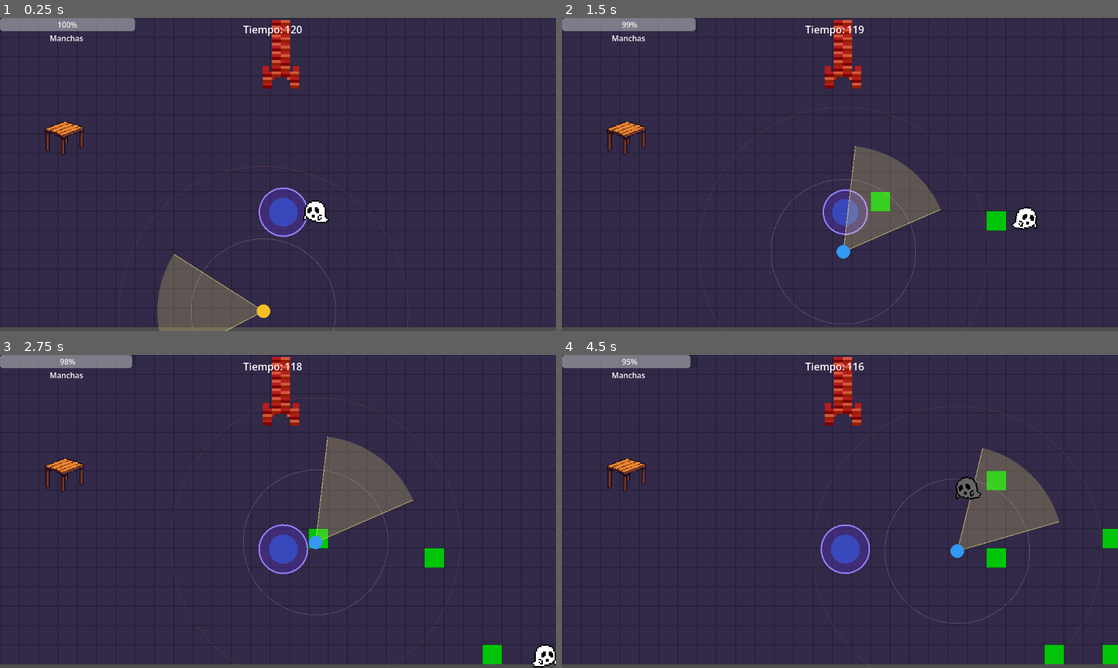
Above: before the commit, frames 1-4 (two rows, left to right).
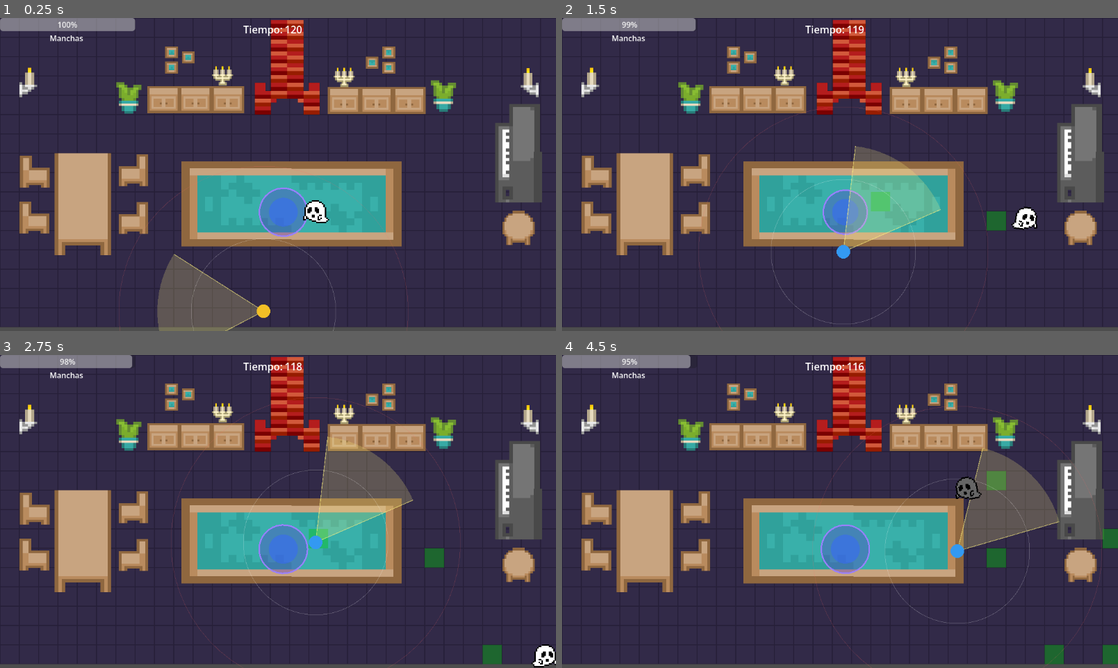
Above: after the commit, the same moments.

Repository: UNKMage/Sloppy-Spectre
Game: Godot game, scene res://nivel_1.tscn
Same seed, same stepped clock (60 frames per second), same inputs: the game is played once before the commit and once after it. This scene is started directly instead of the project's main scene.
Inputs:
- Up to frame 1 (0.25 s): no input
- Up to frame 2 (1.5 s): hold D (right) 0.53-1.28 s; hold Space (ensuciar) 0.53-1.28 s; hold S (down) from 1.28 s (still down); tap Space (ensuciar) at 1.35 s
- Up to frame 3 (2.75 s): release S (down) at 2.03 s; hold D (right) from 2.03 s (still down); hold Space (ensuciar) from 2.03 s (still down)
- Up to frame 4 (4.5 s): release D (right) at 2.78 s; release Space (ensuciar) at 2.78 s; hold W (up) 2.78-3.53 s; tap Space (ensuciar) at 2.85, 4.35 s; hold Space (ensuciar) 3.53-4.28 s; hold A (left) from 3.53 s (still down)

The runs differ from the first frame. In frame 1, 25% of the frame differs, in the area x 3-98%, y 0-76%; in frame 2, 26%; in frame 3, 26%; in frame 4, 26%, in the area x 3-100%, y 0-99%.

Commit message:
feat: integracion de nivel 1 con sala completa, navegacion y decoraciones

Diff:
--- a/nivel_1.tscn
+++ b/nivel_1.tscn
@@ -2,8 +2,8 @@
 
 [ext_resource type="PackedScene" path="res://suelo.tscn" id="1_2lask"]
 [ext_resource type="PackedScene" uid="uid://cvfwxh4d3oy7h" path="res://portal.tscn" id="2_m2gv8"]
-[ext_resource type="Texture2D" uid="uid://kgjj1pyaj8j5" path="res://mesa.png" id="3_6epq6"]
 [ext_resource type="PackedScene" uid="uid://ck0uog3mxeca3" path="res://area_2d.tscn" id="3_320mp"]
+[ext_resource type="Texture2D" uid="uid://bxfgggyysmxw2" path="res://roguelikeIndoor_transparent.png" id="4_6epq6"]
 [ext_resource type="PackedScene" uid="uid://xl7r0nt3sod1" path="res://hud.tscn" id="4_320mp"]
 [ext_resource type="Texture2D" uid="uid://5qd66ju2o046" path="res://chimenea.png" id="4_vfns5"]
 [ext_resource type="PackedScene" uid="uid://d12ch4vr7k737" path="res://limpiador.tscn" id="5_kd3qp"]
@@ -24,25 +24,205 @@
 [node name="CapaSuelo" parent="Suelo" index="0"]
 tile_map_data = PackedByteArray("AAABAAgAAAAAAAAAAAACAAgAAAAAAAAAAAADAAgAAAAAAAAAAAAEAAgAAAAAAAAAAAAFAAgAAAAAAAAAAAAGAA …(7344 unchanged characters)…
 
+[node name="CapaEctoplasma" parent="Suelo" index="1"]
+modulate = Color(1, 1, 1, 0.39215687)
+z_index = 2
+
 [node name="Portal" parent="." unique_id=1254418760 instance=ExtResource("2_m2gv8")]
+z_index = 3
 position = Vector2(587, 402)
 
 [node name="Muebles" type="Node2D" parent="." unique_id=306257700]
-
-[node name="Mesa" type="Sprite2D" parent="Muebles" unique_id=1547623862]
-position = Vector2(133, 248.00003)
-scale = Vector2(0.122959144, 0.14081632)
-texture = ExtResource("3_6epq6")
+z_index = 1
 
 [node name="Chimenea" type="Sprite2D" parent="Muebles" unique_id=1636229415]
-position = Vector2(582, 78.00001)
-scale = Vector2(0.31428573, 0.296)
+position = Vector2(595, 106.25001)
+scale = Vector2(0.56071424, 0.40699995)
 texture = ExtResource("4_vfns5")
 
+[node name="Mesa" type="Sprite2D" parent="Muebles" unique_id=1737870833]
+position = Vector2(175.00002, 440)
+scale = Vector2(7.312607, 6.6192856)
+texture = ExtResource("4_6epq6")
+region_enabled = true
+region_rect = Rect2(84.43422, 33.34381, 17.172554, 17.241905)
+
+[node name="Silla" type="Sprite2D" parent="Muebles" unique_id=1882362810]
+position = Vector2(74.00003, 318)
+scale = Vector2(6.1666665, 5.0625)
+texture = ExtResource("4_6epq6")
+region_enabled = true
+region_rect = Rect2(36.28257, 69.527824, 12.325272, 16.770454)
+
+[node name="Silla2" type="Sprite2D" parent="Muebles" unique_id=1248534652]
+position = Vector2(275, 315.00003)
+scale = Vector2(6.1666665, 5.0625)
+texture = ExtResource("4_6epq6")
+region_enabled = true
+region_rect = Rect2(52.74829, 69.527824, 12.325272, 16.770454)
+
+[node name="Cuadros" type="Sprite2D" parent="Muebles" unique_id=713197389]
+position = Vector2(373.85248, 86.21321)
+scale = Vector2(3.794169, 3.5318651)
+texture = ExtResource("4_6epq6")
+region_enabled = true
+region_rect = Rect2(305.30237, 219.74666, 17.333588, 18.571686)
+
+[node name="Velas" type="Sprite2D" parent="Muebles" unique_id=72328658]
+position = Vector2(460, 118.000015)
+scale = Vector2(3.4063025, 3.2914283)
+texture = ExtResource("4_6epq6")
+region_enabled = true
+region_rect = Rect2(288.1844, 117.43032, 16.978668, 17.22834)
+
+[node name="Alfombra" type="Sprite2D" parent="Muebles" unique_id=870369242]
+position = Vector2(487.20297, 388.00003)
+scale = Vector2(16.256721, 14.722955)
+texture = ExtResource("4_6epq6")
+region_enabled = true
+region_rect = Rect2(273.80585, 238.21284, 14.923523, 15.334274)
+
+[node name="Cajon" type="Sprite2D" parent="Muebles" unique_id=581912867]
+position = Vector2(714.2352, 170.21875)
+scale = Vector2(4.196078, 4.3169656)
+texture = ExtResource("4_6epq6")
+region_enabled = true
+region_rect = Rect2(33.226547, 254.34666, 17.478027, 14.232101)
+
+[node name="Cajon2" type="Sprite2D" parent="Muebles" unique_id=2112821127]
+position = Vector2(781, 170)
+scale = Vector2(4.196078, 4.3169656)
+texture = ExtResource("4_6epq6")
+region_enabled = true
+region_rect = Rect2(33.226547, 254.34666, 17.478027, 14.232101)
+
+[node name="Cajon3" type="Sprite2D" parent="Muebles" unique_id=1240545612]
+position = Vector2(849, 170)
+scale = Vector2(4.196078, 4.3169656)
+texture = ExtResource("4_6epq6")
+region_enabled = true
+region_rect = Rect2(33.226547, 254.34666, 17.478027, 14.232101)
+
+[node name="Cajon4" type="Sprite2D" parent="Muebles" unique_id=635234899]
+position = Vector2(339.56863, 168.4375)
+scale = Vector2(4.196078, 4.3169656)
+texture = ExtResource("4_6epq6")
+region_enabled = true
+region_rect = Rect2(33.226547, 254.34666, 17.478027, 14.232101)
+
+[node name="Cajon5" type="Sprite2D" parent="Muebles" unique_id=2005365123]
+position = Vector2(406.3334, 168.21875)
+scale = Vector2(4.196078, 4.3169656)
+texture = ExtResource("4_6epq6")
+region_enabled = true
+region_rect = Rect2(33.226547, 254.34666, 17.478027, 14.232101)
+
+[node name="Cajon6" type="Sprite2D" parent="Muebles" unique_id=1770006976]
+position = Vector2(473.3334, 168.21875)
+scale = Vector2(4.196078, 4.3169656)
+texture = ExtResource("4_6epq6")
+region_enabled = true
+region_rect = Rect2(33.226547, 254.34666, 17.478027, 14.232101)
+
+[node name="Planta" type="Sprite2D" parent="Muebles" unique_id=1651278730]
+position = Vector2(917, 166)
+scale = Vector2(5.8693657, 5.4889994)
+texture = ExtResource("4_6epq6")
+region_enabled = true
+region_rect = Rect2(290.17307, 1.8134422, 11.73526, 15.480541)
+
+[node name="Planta2" type="Sprite2D" parent="Muebles" unique_id=1166257855]
+position = Vector2(265, 170)
+scale = Vector2(5.8693657, 5.4889994)
+texture = ExtResource("4_6epq6")
+region_enabled = true
+region_rect = Rect2(290.17307, 1.8134422, 11.73526, 15.480541)
+
+[node name="Cuadros2" type="Sprite2D" parent="Muebles" unique_id=65311431]
+position = Vector2(787, 88)
+rotation = -3.1415927
+scale = Vector2(3.794169, 3.5318651)
+texture = ExtResource("4_6epq6")
+region_enabled = true
+region_rect = Rect2(305.30237, 219.74666, 17.333588, 18.571686)
+
+[node name="Piano" type="Sprite2D" parent="Muebles" unique_id=1822359013]
+position = Vector2(1066, 229)
+scale = Vector2(7.312607, 6.6192856)
+texture = ExtResource("4_6epq6")
+region_enabled = true
+region_rect = Rect2(444.45386, 136.77069, 14.250977, 15.868942)
+
+[node name="Piano2" type="Sprite2D" parent="Muebles" unique_id=104023662]
+position = Vector2(1070.0001, 333)
+scale = Vector2(7.312607, 6.6192856)
+texture = ExtResource("4_6epq6")
+region_enabled = true
+region_rect = Rect2(445.00873, 152.52866, 14.250977, 17.227509)
+
+[node name="MesaRedonda" type="Sprite2D" parent="Muebles" unique_id=1176253817]
+position = Vector2(1073, 438)
+scale = Vector2(4.196078, 4.3169656)
+texture = ExtResource("4_6epq6")
+region_enabled = true
+region_rect = Rect2(118.691185, -0.29701042, 16.73478, 17.222197)
+
+[node name="Mesa2" type="Sprite2D" parent="Muebles" unique_id=1642538787]
+position = Vector2(175.00003, 334.00003)
+scale = Vector2(7.312607, 6.6192856)
+texture = ExtResource("4_6epq6")
+region_enabled = true
+region_rect = Rect2(84.43422, 16.121613, 17.172554, 17.241905)
+
+[node name="Velas2" type="Sprite2D" parent="Muebles" unique_id=906701994]
+position = Vector2(712, 121)
+scale = Vector2(3.4063025, 3.2914283)
+texture = ExtResource("4_6epq6")
+region_enabled = true
+region_rect = Rect2(288.1844, 117.43032, 16.978668, 17.22834)
+
+[node name="Silla3" type="Sprite2D" parent="Muebles" unique_id=348858481]
+position = Vector2(73.00001, 413)
+scale = Vector2(6.1666665, 5.0625)
+texture = ExtResource("4_6epq6")
+region_enabled = true
+region_rect = Rect2(36.28257, 69.527824, 12.325272, 16.770454)
+
+[node name="Silla4" type="Sprite2D" parent="Muebles" unique_id=1687290488]
+position = Vector2(275, 414)
+scale = Vector2(6.1666665, 5.0625)
+texture = ExtResource("4_6epq6")
+region_enabled = true
+region_rect = Rect2(52.74829, 69.527824, 12.325272, 16.770454)
+
+[node name="Vela" type="Sprite2D" parent="Muebles" unique_id=1297736364]
+position = Vector2(1098, 134.00002)
+scale = Vector2(6.1666665, 5.0625)
+texture = ExtResource("4_6epq6")
+region_enabled = true
+region_rect = Rect2(383.13016, 18.009264, 7.388916, 14.01013)
+
+[node name="Vela2" type="Sprite2D" parent="Muebles" unique_id=1832641419]
+position = Vector2(60.000122, 134)
+scale = Vector2(6.1666665, 5.0625)
+texture = ExtResource("4_6epq6")
+region_enabled = true
+region_rect = Rect2(356.245, 18.171223, 7.388916, 14.01013)
+
+[node name="Alfombra2" type="Sprite2D" parent="Muebles" unique_id=464126223]
+position = Vector2(721, 382)
+rotation = -3.1415927
+scale = Vector2(16.256721, 14.722955)
+texture = ExtResource("4_6epq6")
+region_enabled = true
+region_rect = Rect2(273.80585, 238.21284, 14.923523, 15.334274)
+
 [node name="Limpiador" parent="." unique_id=1166426898 instance=ExtResource("5_kd3qp")]
+z_index = 3
 position = Vector2(580, 614)
 
 [node name="ghost" parent="." unique_id=1140925187 instance=ExtResource("3_320mp")]
+z_index = 3
 position = Vector2(655, 399)
 mancha_escena = null
 
Binary file added: roguelikeIndoor_transparent.png
Not shown, added: roguelikeIndoor_transparent.png.import
